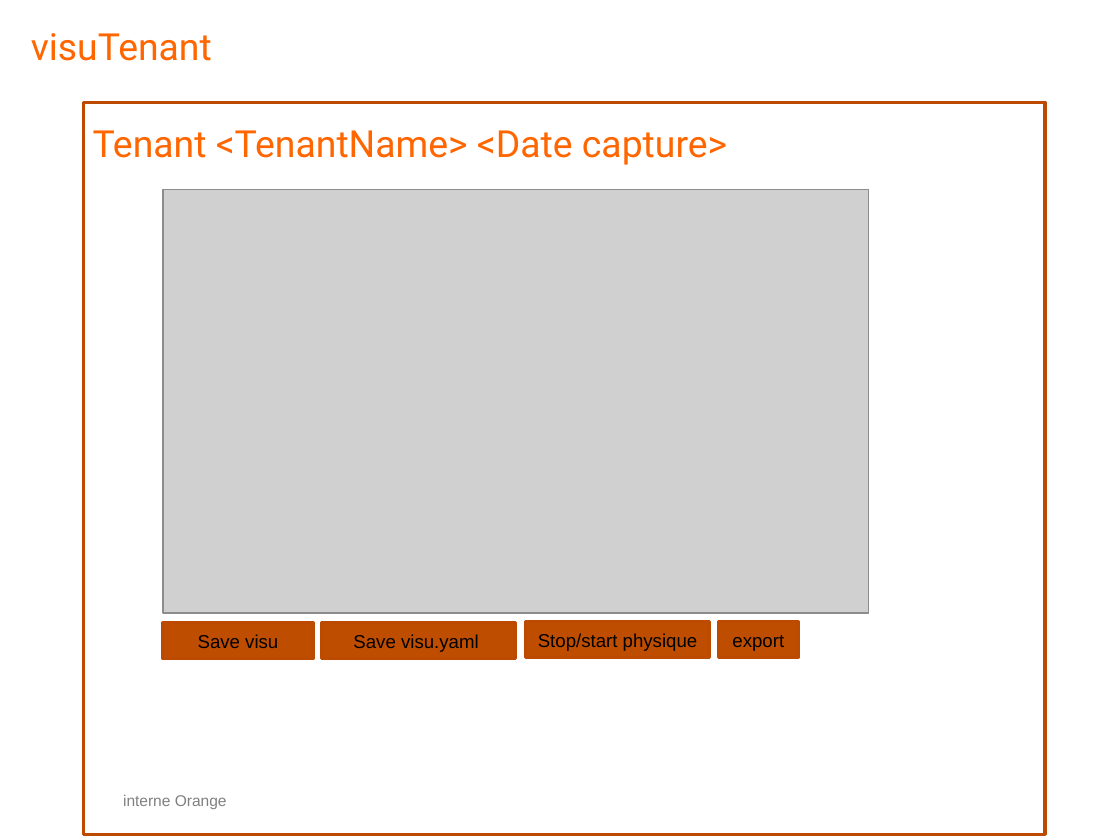
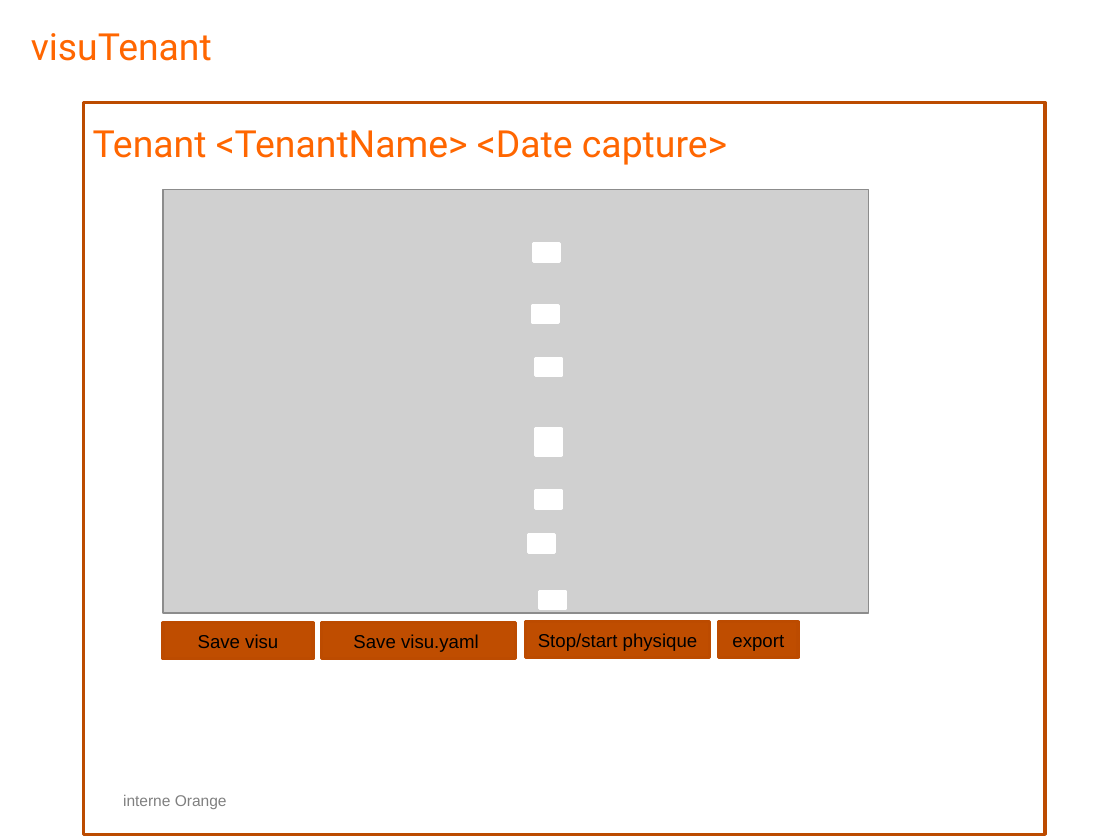
Before and after one commit to gmoulard/OpenStack_Tenant_Doc, a slide deck: slide 5 of doc/OpenStack_Tenant_Doc_wireframeS0F1.pptm. Drawn at 1120x840 pixels with LibreOffice and Linux fonts; fonts in the diff are those of the drawing; grey boxes stand for pictures. Boxes give left, top, right and bottom in pixels: in the first picture for what was removed or moved away, otherwise in the second. Text is boxed around its words. In the diff, an @@ line names an element or a change of style, - is before the commit and + after.

```diff
--- a/doc/OpenStack_Tenant_Doc_wireframeS0F1.pptm
+++ b/doc/OpenStack_Tenant_Doc_wireframeS0F1.pptm
@@ rectangle added at <box>533,244,559,262</box>, fill #FFFFFF, outline #FFFFFF 2 pt @@
@@ rectangle added at <box>533,306,559,324</box>, fill #FFFFFF, outline #FFFFFF 2 pt @@
@@ rectangle added at <box>535,358,561,376</box>, fill #FFFFFF, outline #FFFFFF 2 pt @@
@@ rectangle added at <box>535,429,561,456</box>, fill #FFFFFF, outline #FFFFFF 2 pt @@
@@ rectangle added at <box>535,491,561,508</box>, fill #FFFFFF, outline #FFFFFF 2 pt @@
@@ rectangle added at <box>529,534,554,552</box>, fill #FFFFFF, outline #FFFFFF 2 pt @@
@@ rectangle added at <box>540,591,566,609</box>, fill #FFFFFF, outline #FFFFFF 2 pt @@
```
Also in this commit, not shown: 1 other slide changed, 1 other file.
